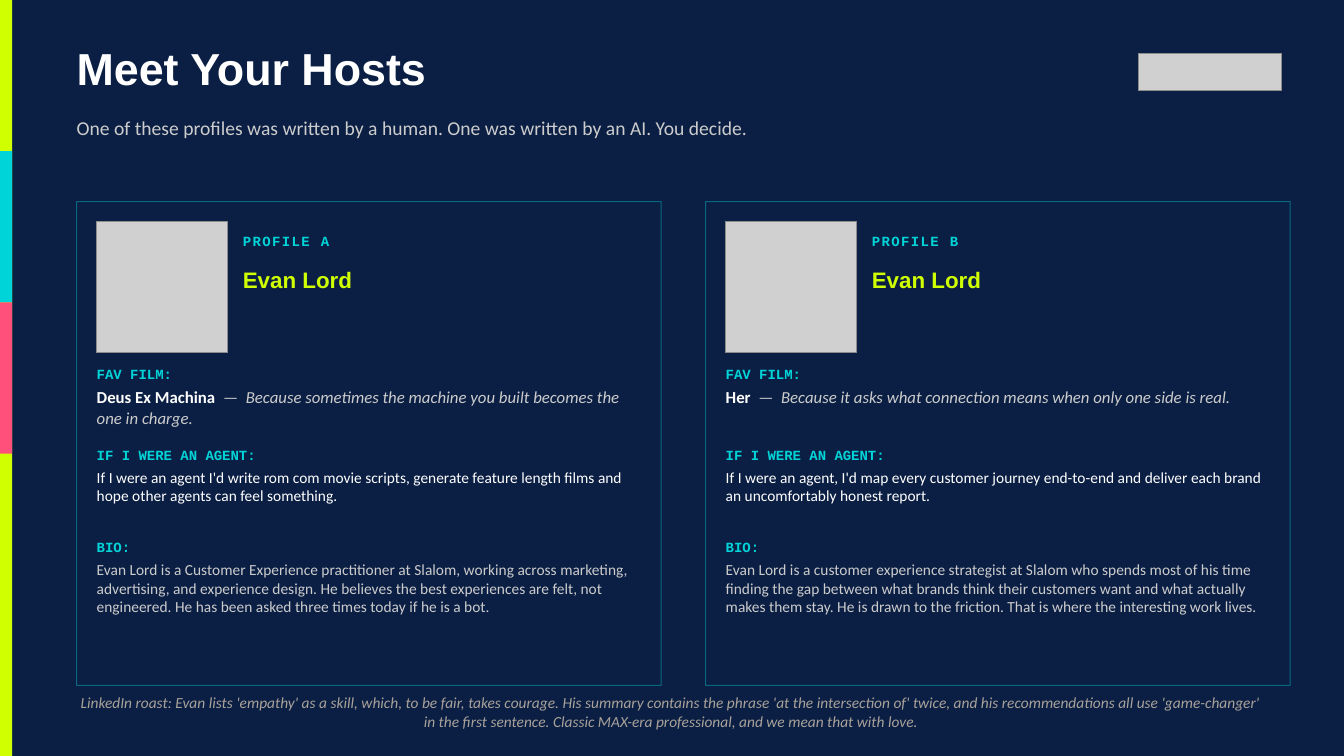
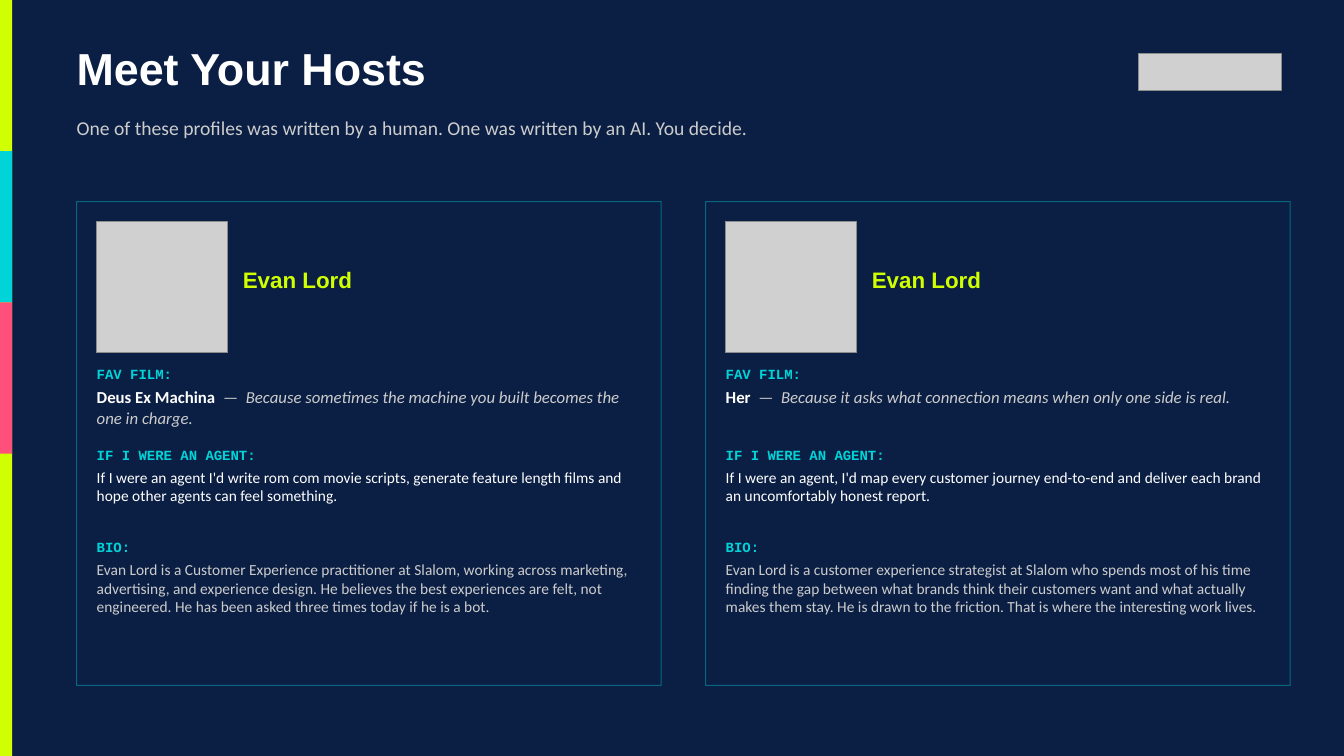
Before and after one commit to Coachevan/whipping-up-fun, a slide deck: slide 7 of out/MAX_Agents_or_Overlords.pptx. Drawn at 1344x756 pixels with LibreOffice and Linux fonts; fonts in the diff are those of the drawing; grey boxes stand for pictures; background and template pictures are left out. Boxes give left, top, right and bottom in pixels: in the first picture for what was removed or moved away, otherwise in the second. Text is boxed around its words. In the diff, an @@ line names an element or a change of style, - is before the commit and + after.

```diff
--- a/out/MAX_Agents_or_Overlords.pptx
+++ b/out/MAX_Agents_or_Overlords.pptx
@@ text removed at <box>243,236,329,246</box> @@
-PROFILE A
@@ text removed at <box>872,236,958,251</box> @@
-PROFILE B
@@ text removed at <box>81,697,1260,730</box> @@
-LinkedIn roast: Evan lists 'empathy' as a skill, which, to be fair, takes courage. His summary contains the phrase 'at the intersection of' twice, and his recommendations all use 'game-changer' in the first sentence. Classic MAX-era professional, and we mean that with love.
```
Also in this commit, not shown: 3 other slides changed, 10 other files.
